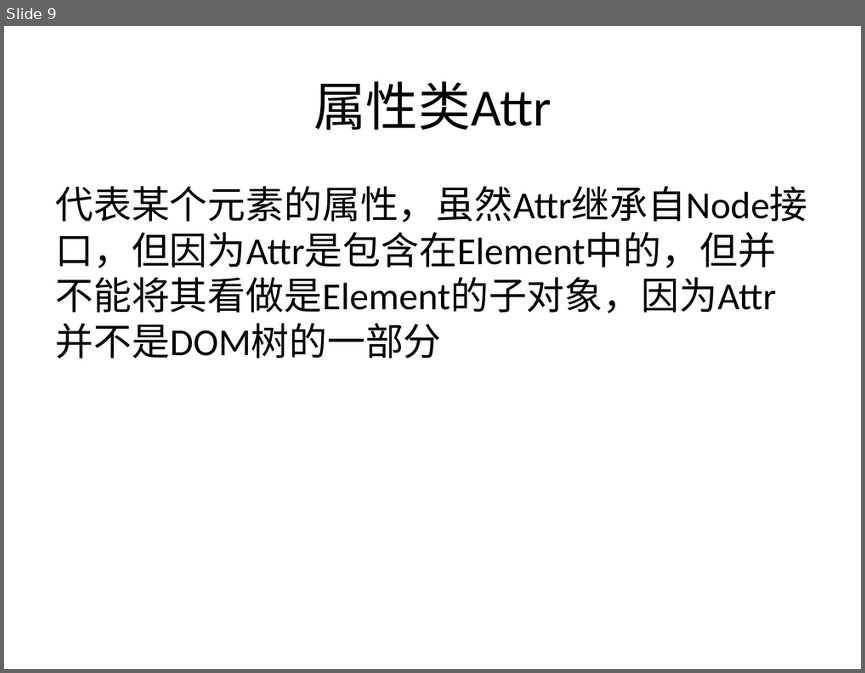
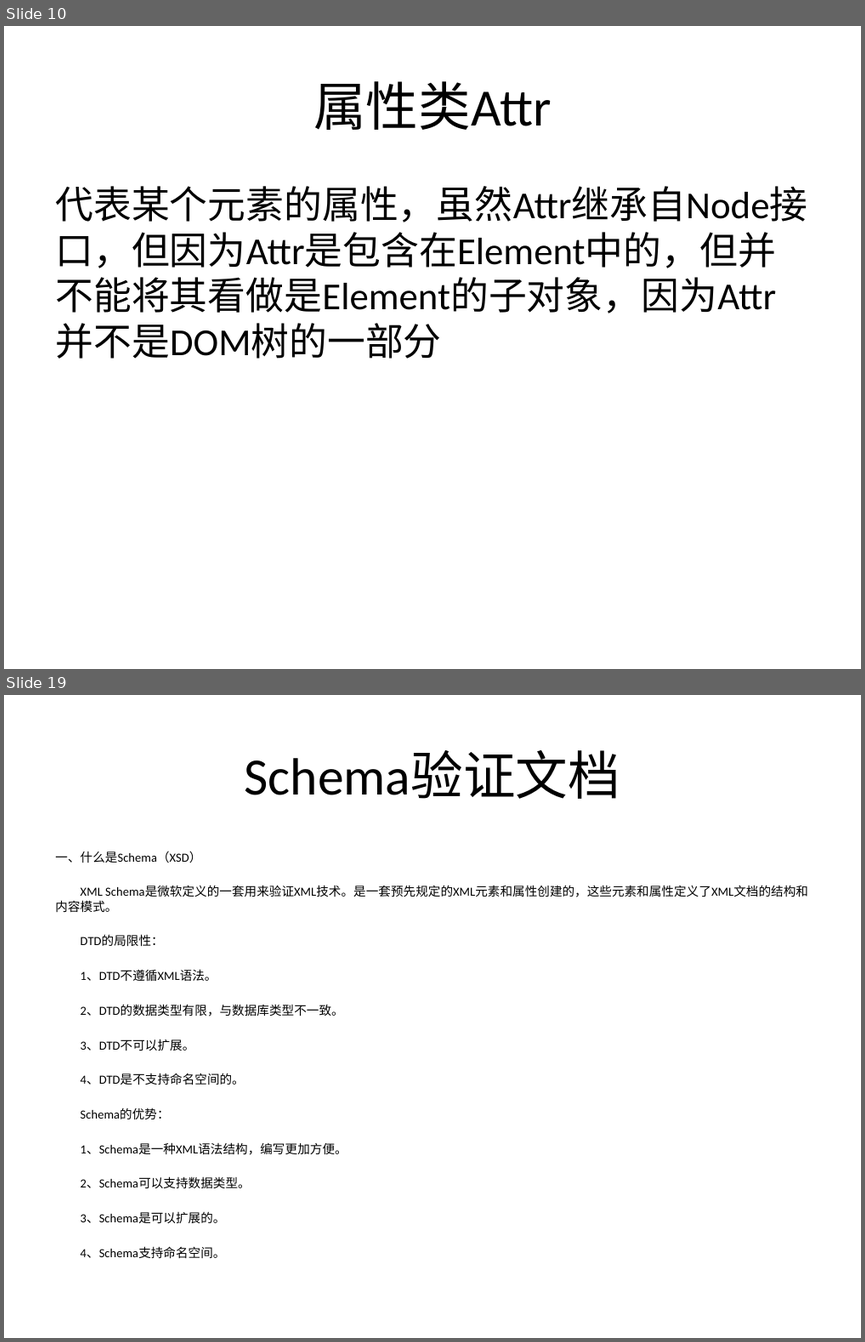
Before and after one commit to nicholas879110/doc, a slide deck: java dom解析XML文档.pptx. Shown one above the other, each under a label of ours: slide 9 before the commit, slides 10 and 19 after it; the slides between them are not shown. The pictures are 865x673 and 865x1342 pixels, drawn with LibreOffice and Linux fonts; fonts in the diff are those of the drawing. Boxes give left, top, right and bottom in pixels: in the first picture for what was removed or moved away, otherwise in the second. Text is boxed around its words. In the diff, an @@ line names an element or a change of style, - is before the commit and + after.

```diff
--- a/java dom解析XML文档.pptx
+++ b/java dom解析XML文档.pptx
@@ slide 19 added at (4, 695, 861, 1338), background #FFFFFF @@
@@ title added at (245, 751, 621, 799), 44 pt, text #000000 @@
+Schema验证文档
@@ text added at (55, 851, 808, 1259), 10.4 pt, text #000000 @@
+一、什么是Schema（XSD）
+XML Schema是微软定义的一套用来验证XML技术。是一套预先规定的XML元素和属性创建的，这些元素和属性定义了XML文档的结构和内容模式。
+DTD的局限性：
+1、DTD不遵循XML语法。
+2、DTD的数据类型有限，与数据库类型不一致。
+3、DTD不可以扩展。
+4、DTD是不支持命名空间的。
+Schema的优势：
+1、Schema是一种XML语法结构，编写更加方便。
+2、Schema可以支持数据类型。
+3、Schema是可以扩展的。
+4、Schema支持命名空间。
@@ what was slide 9 is now slide 10 @@
```
Also in this commit, not shown: 1 slide changed, 29 other slides added, 3 slides removed, 4 other files.
